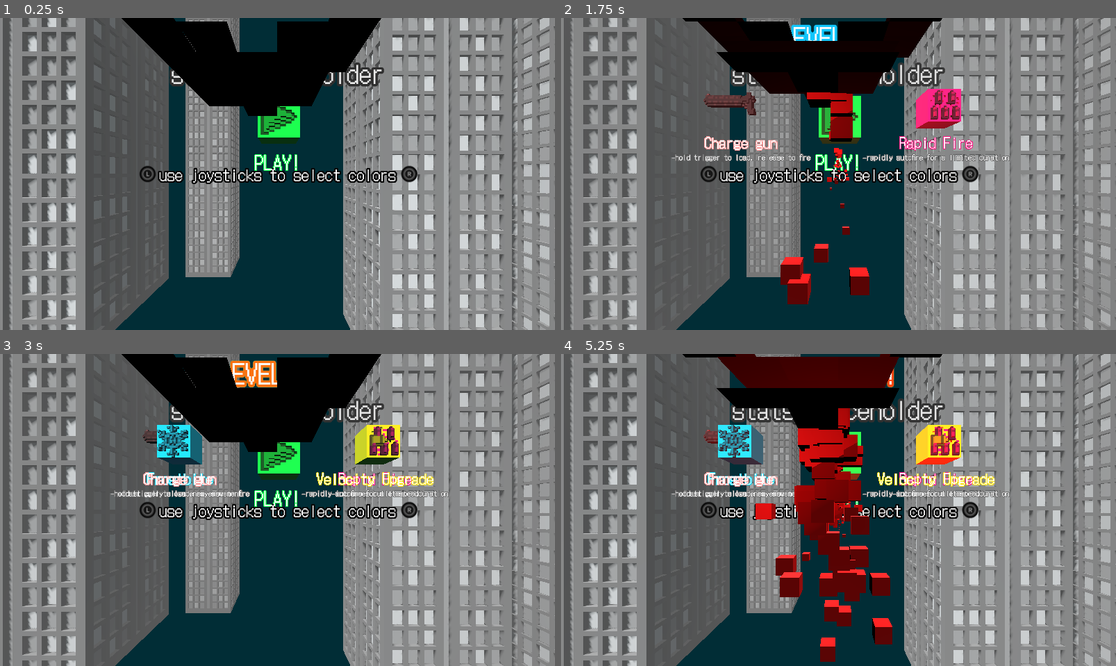
Above: before the commit, frames 1-4 (two rows, left to right).
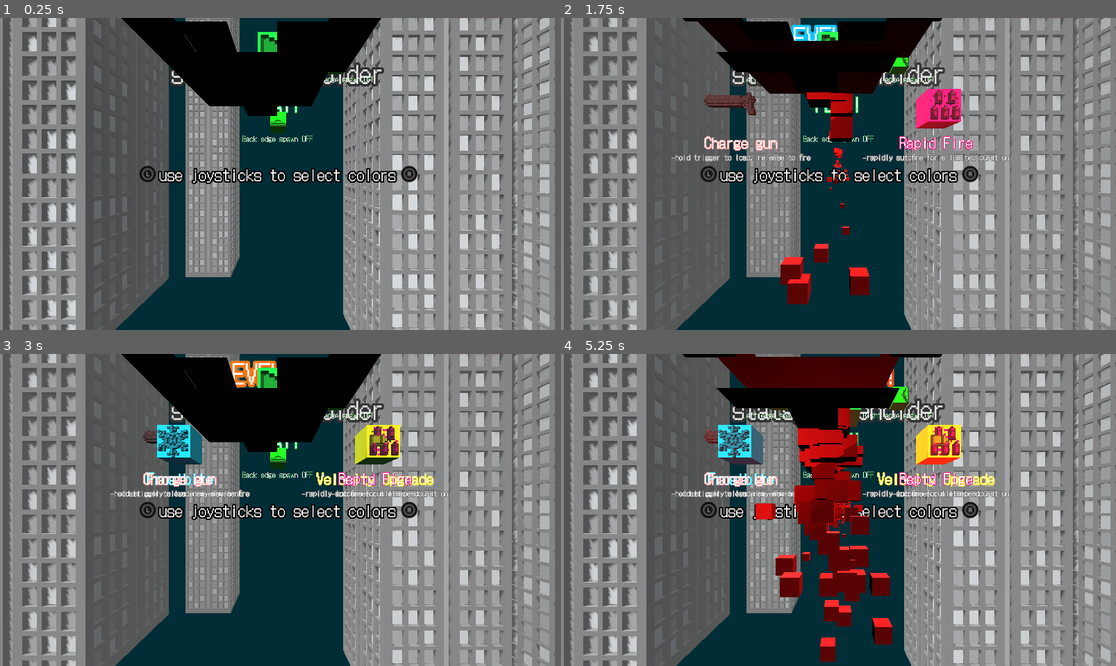
Above: after the commit, the same moments.

Repository: Majsek/Project_BC
Game: Godot game, scene res://scenes/world.tscn
Two runs of this game, one before a commit and one after it. Both use one fixed random seed, a clock stepped at 60 frames per second and the inputs below.
Inputs:
- Up to frame 1 (0.25 s): no input
- Up to frame 2 (1.75 s): tap Enter (ui_accept) at 0.5, 0.77, 1.52 s; hold Right (ui_right) 0.53-1.28 s; hold Down (ui_down) from 1.28 s (still down)
- Up to frame 3 (3 s): release Down (ui_down) at 2.03 s; hold Right (ui_right) 2.03-2.78 s; hold Up (ui_up) from 2.78 s (still down)
- Up to frame 4 (5.25 s): tap Enter (ui_accept) at 3.02, 3.77, 4.52 s; release Up (ui_up) at 3.53 s; hold Left (ui_left) 3.53-5.03 s; hold Down (ui_down) from 5.03 s (still down)

The runs differ from the first frame. In frame 1, 1.4% of the frame differs, in the area x 32-91%, y 0-49%; in frame 2, 1.1%; in frame 3, 1.5%; in frame 4, 0.8%.

Commit message:
cube positions

Diff:
--- a/scenes/world.tscn
+++ b/scenes/world.tscn
@@ -202,17 +202,21 @@
 skeleton = NodePath("../Skyscraper1")
 
 [node name="start_cube" parent="." groups=["control_cubes"] instance=ExtResource("4_58r8i")]
-transform = Transform3D(0.25, 0, 0, 0, 0.25, 0, 0, 0, 0.25, 0, 0.529389, -2)
+transform = Transform3D(0.25, 0, 0, 0, 0.25, 0, 0, 0, 0.25, 0, 1.1, -2)
 label_text_ = "PLAY!"
 
 [node name="edge_2_allowed_cube" parent="." groups=["control_cubes"] instance=ExtResource("4_58r8i")]
-transform = Transform3D(-4.37114e-09, 0, -0.1, 0, 0.1, 0, 0.1, 0, -4.37114e-09, 1, 0.7, 0.4)
-label_text_ = "Right barricade"
+transform = Transform3D(0.1, 0, -1.33227e-15, 0, 0.1, 0, 1.33227e-15, 0, 0.1, 0.6, 1.1, -2)
+label_text_ = "Right edge spawn"
 
 [node name="edge_3_allowed_cube" parent="." groups=["control_cubes"] instance=ExtResource("4_58r8i")]
-transform = Transform3D(-4.37114e-09, 0, -0.1, 0, 0.1, 0, 0.1, 0, -4.37114e-09, 1, 0.3, 0)
-label_text_ = "Back barricade"
+transform = Transform3D(0.1, 0, -1.33227e-15, 3.44816e-16, 0.0965926, 0.0258819, 1.28687e-15, -0.0258819, 0.0965926, 0, 0.5, -2)
+label_text_ = "Back edge spawn"
 
 [node name="edge_4_allowed_cube" parent="." groups=["control_cubes"] instance=ExtResource("4_58r8i")]
-transform = Transform3D(-4.37114e-09, 0, -0.1, 0, 0.1, 0, 0.1, 0, -4.37114e-09, 1, 0.7, -0.4)
-label_text_ = "Left barricade"
+transform = Transform3D(0.1, 0, -1.33227e-15, 0, 0.1, 0, 1.33227e-15, 0, 0.1, -0.6, 1.1, -2)
+label_text_ = "Left edge spawn"
+
+[node name="exit_cube" parent="." groups=["control_cubes"] instance=ExtResource("4_58r8i")]
+transform = Transform3D(0.122873, 0, -0.0860365, 0, 0.15, 0, 0.0860365, 0, 0.122873, 2, 1.82939, -2)
+label_text_ = "Exit Game"
